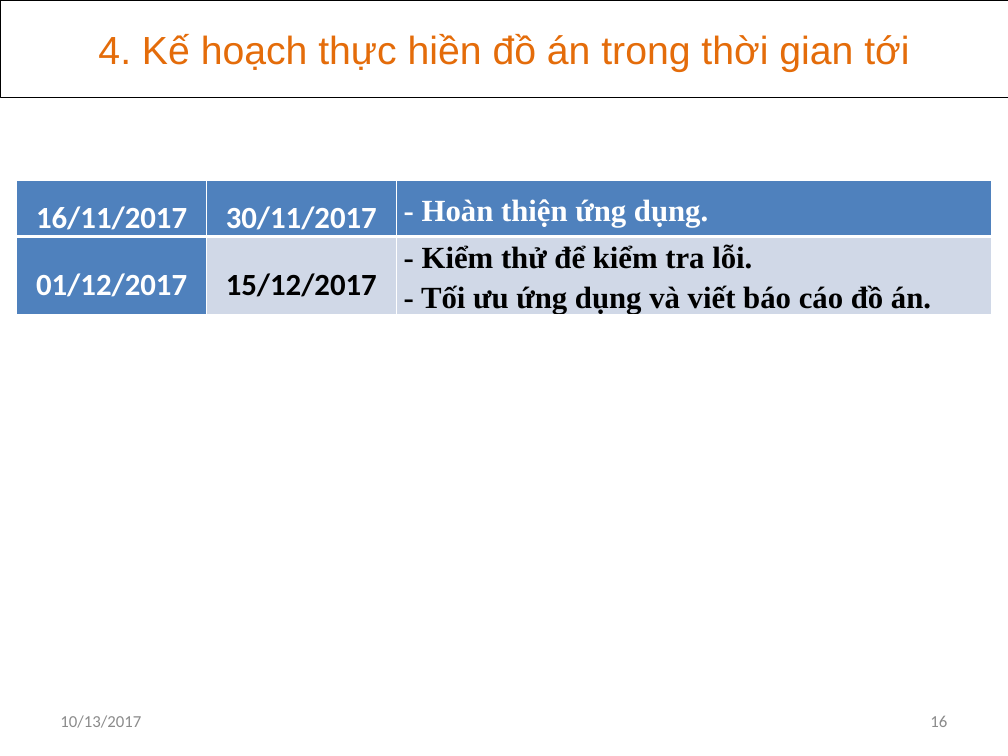
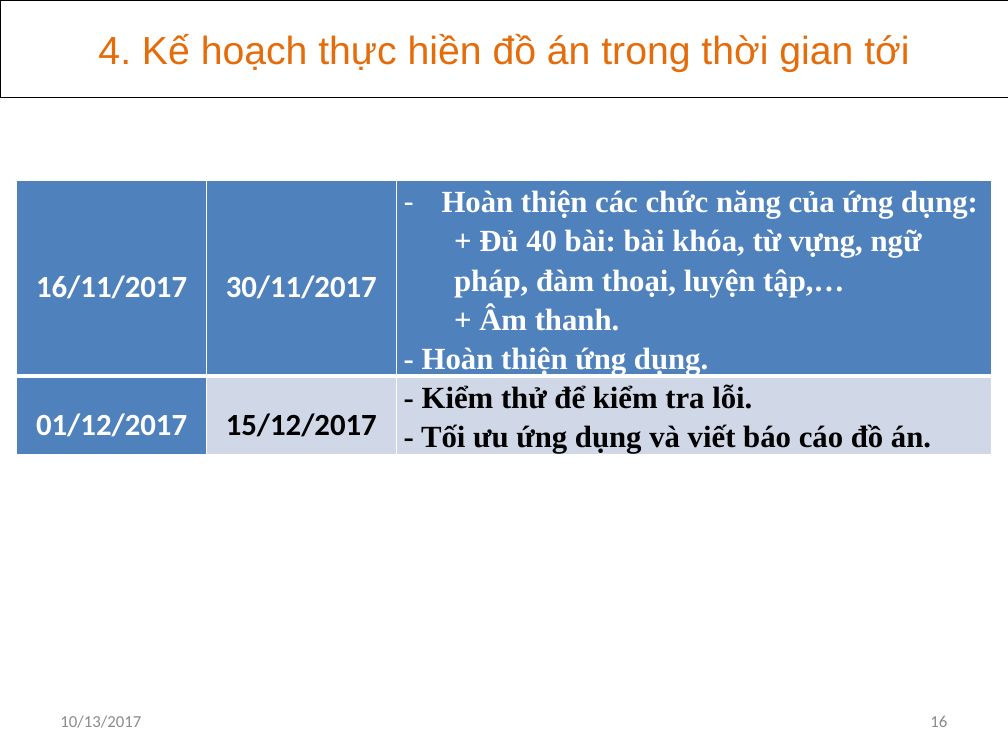
Before and after one commit to khanhvinhit/Do-An, a slide deck: slide 16 of THESIS/DACN_UD_Hoc_KHo_CTK37_BaoCao_D2.pptx. Drawn at 1008x756 pixels with LibreOffice and Linux fonts; fonts in the diff are those of the drawing. Boxes give left, top, right and bottom in pixels: in the first picture for what was removed or moved away, otherwise in the second. Text is boxed around its words. In the diff, an @@ line names an element or a change of style, - is before the commit and + after.

```diff
--- a/THESIS/DACN_UD_Hoc_KHo_CTK37_BaoCao_D2.pptx
+++ b/THESIS/DACN_UD_Hoc_KHo_CTK37_BaoCao_D2.pptx
@@ table at [17,180,991,475] @@
-row 1, column 3: - Hoàn thiện ứng dụng.
+row 1, column 3: Hoàn thiện các chức năng của ứng dụng: / + Đủ 40 bài: bài khóa, từ vựng, ngữ pháp, đàm thoại, luyện tập,… / + Âm thanh. / - Hoàn thiện ứng dụng.
```
Also in this commit, not shown: 4 other slides changed, 17 other files.
